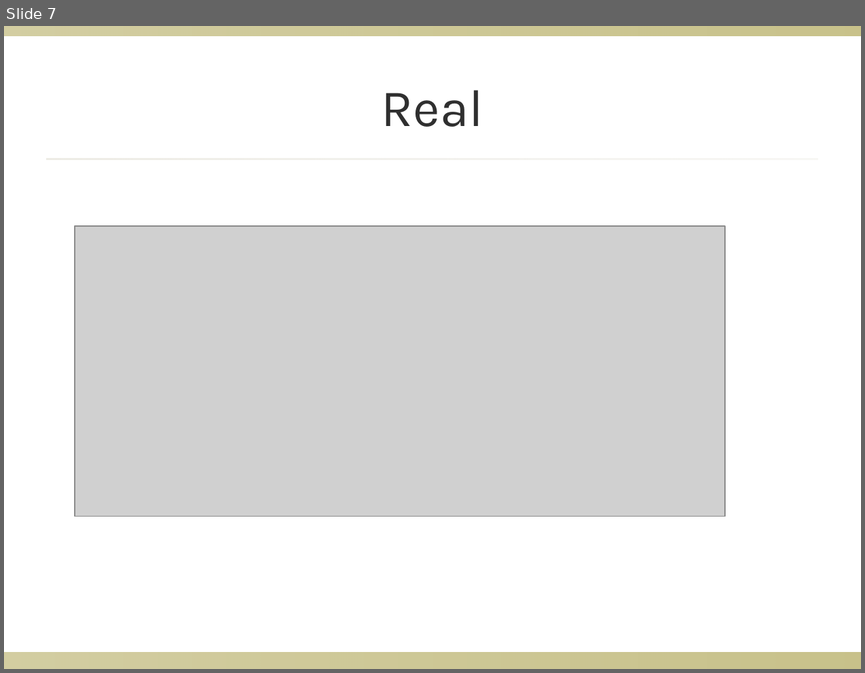
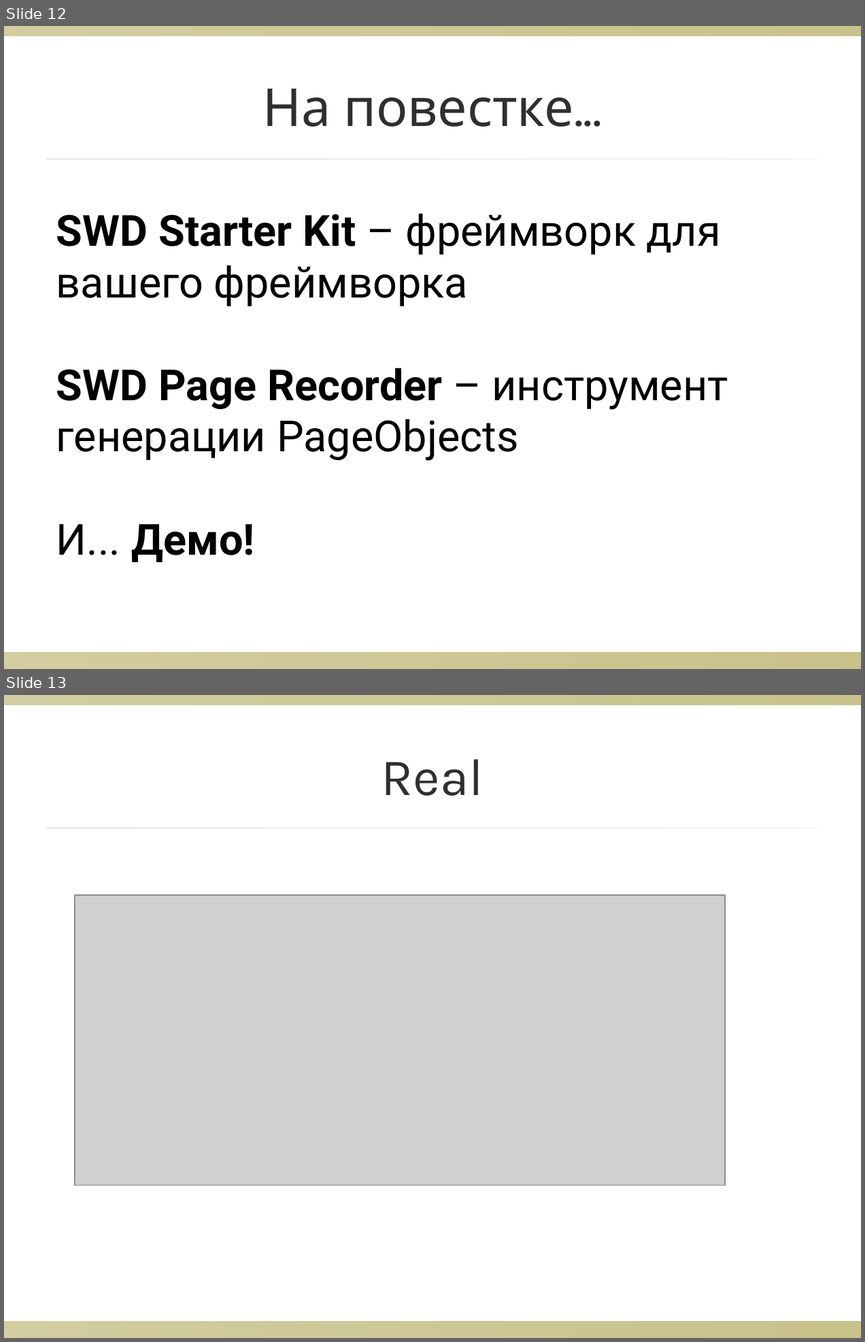
Before and after one commit to bluestarsoft777/p-secamp-2014, a slide deck: presentation/swd-page-recorder.ppt. Shown one above the other, each under a label of ours: slide 7 before the commit, slides 12 and 13 after it. The pictures are 865x673 and 865x1342 pixels, drawn with LibreOffice and Linux fonts; fonts in the diff are those of the drawing; grey boxes stand for pictures; background and template pictures are left out. Boxes give left, top, right and bottom in pixels: in the first picture for what was removed or moved away, otherwise in the second. Text is boxed around its words. In the diff, an @@ line names an element or a change of style, - is before the commit and + after.

```diff
--- a/presentation/swd-page-recorder.ppt
+++ b/presentation/swd-page-recorder.ppt
@@ slide 12 added at (4, 26, 861, 669), background picture (left out); not listed: 3 template elements that a slide beside it also shows @@
@@ title added at (263, 89, 574, 127), 44 pt, text #2F2F2F @@
+На повестке...
@@ text added at (56, 213, 728, 562), 36 pt, text #000000 @@
+SWD Starter Kit – фреймворк для вашего фреймворка
+SWD Page Recorder – инструмент генерации PageObjects
+И... Демо!
@@ what was slide 7 is now slide 13 @@
```
Also in this commit, not shown: 5 other slides added, 3 other files.
